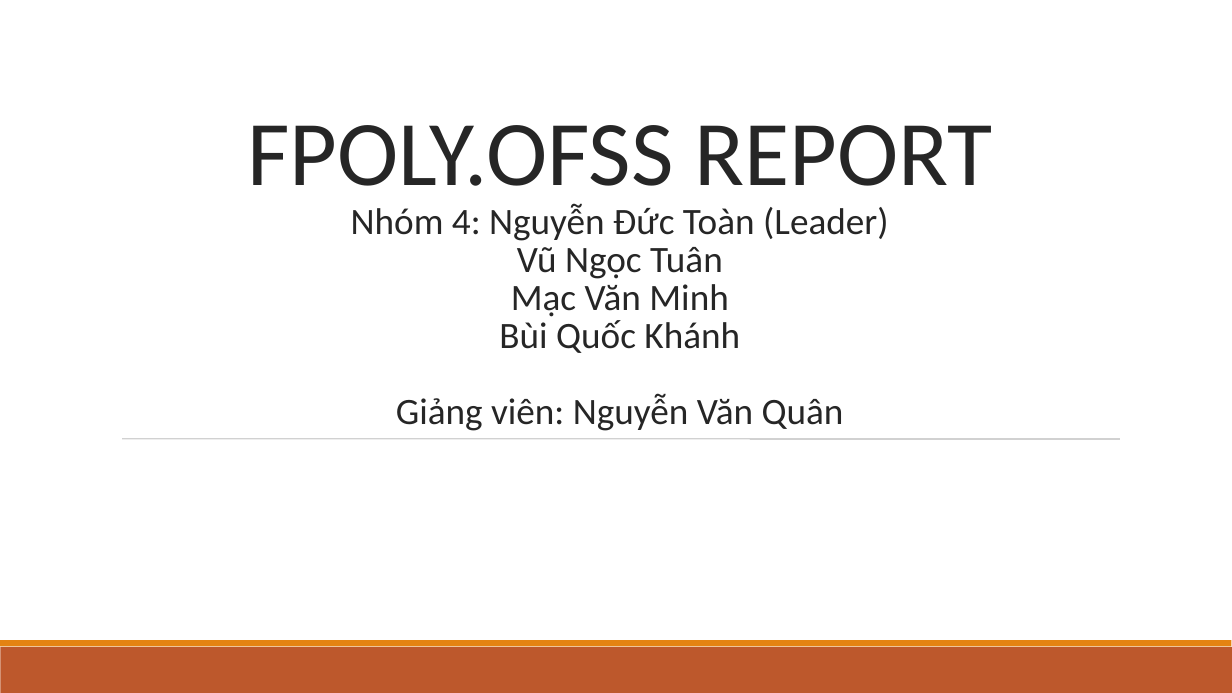
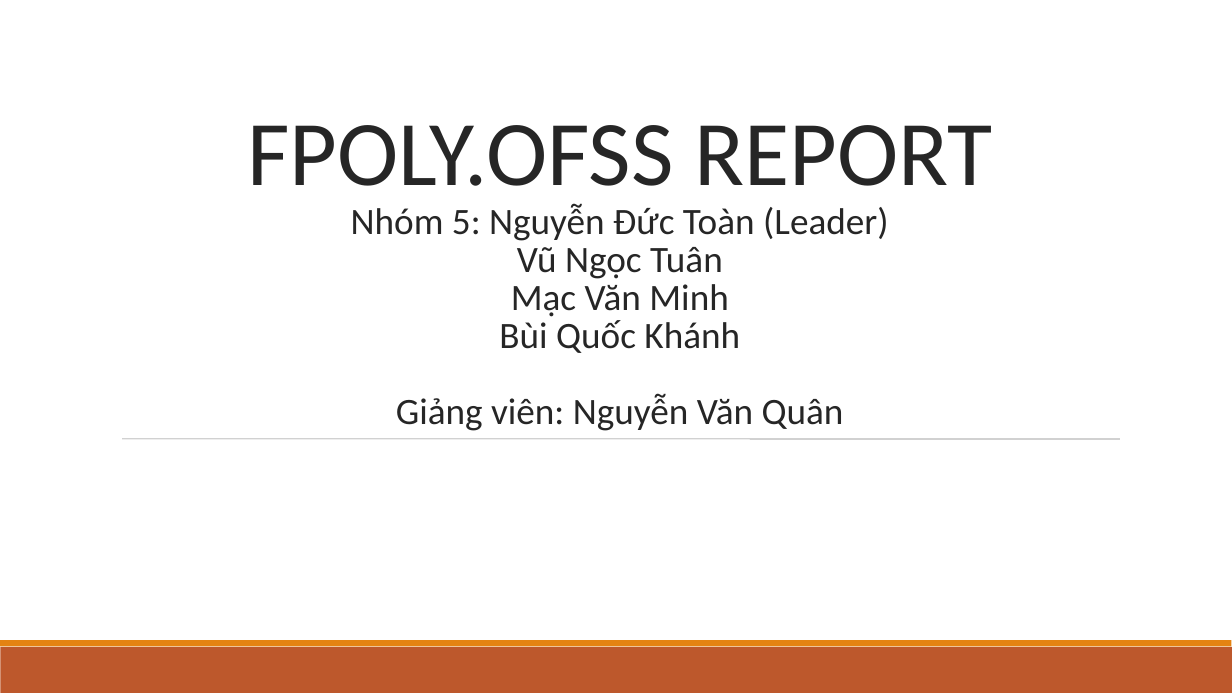
Before and after one commit to PolyYellowTeam/Project_2, a slide deck: slide 1 of FPOLY.ppt. Drawn at 1232x693 pixels with LibreOffice and Linux fonts; fonts in the diff are those of the drawing. Boxes give left, top, right and bottom in pixels: in the first picture for what was removed or moved away, otherwise in the second. Text is boxed around its words. In the diff, an @@ line names an element or a change of style, - is before the commit and + after.

Commit message:
db
làm đê các ông êi bị quân chê nhiều vl

```diff
--- a/FPOLY.ppt
+++ b/FPOLY.ppt
@@ title at [247,125,992,431]: text changed @@
-FPOLY.OFSS REPORT
-Nhóm 4: Nguyễn Đức Toàn (Leader)
-Vũ Ngọc Tuân
-Mạc Văn Minh
-Bùi Quốc Khánh
-Giảng viên: Nguyễn Văn Quân
+FPOLY.OFSS REPORT
+Nhóm 5: Nguyễn Đức Toàn (Leader)
+Vũ Ngọc Tuân
+Mạc Văn Minh
+Bùi Quốc Khánh
+Giảng viên: Nguyễn Văn Quân
```
Also in this commit, not shown: 1 other file.
